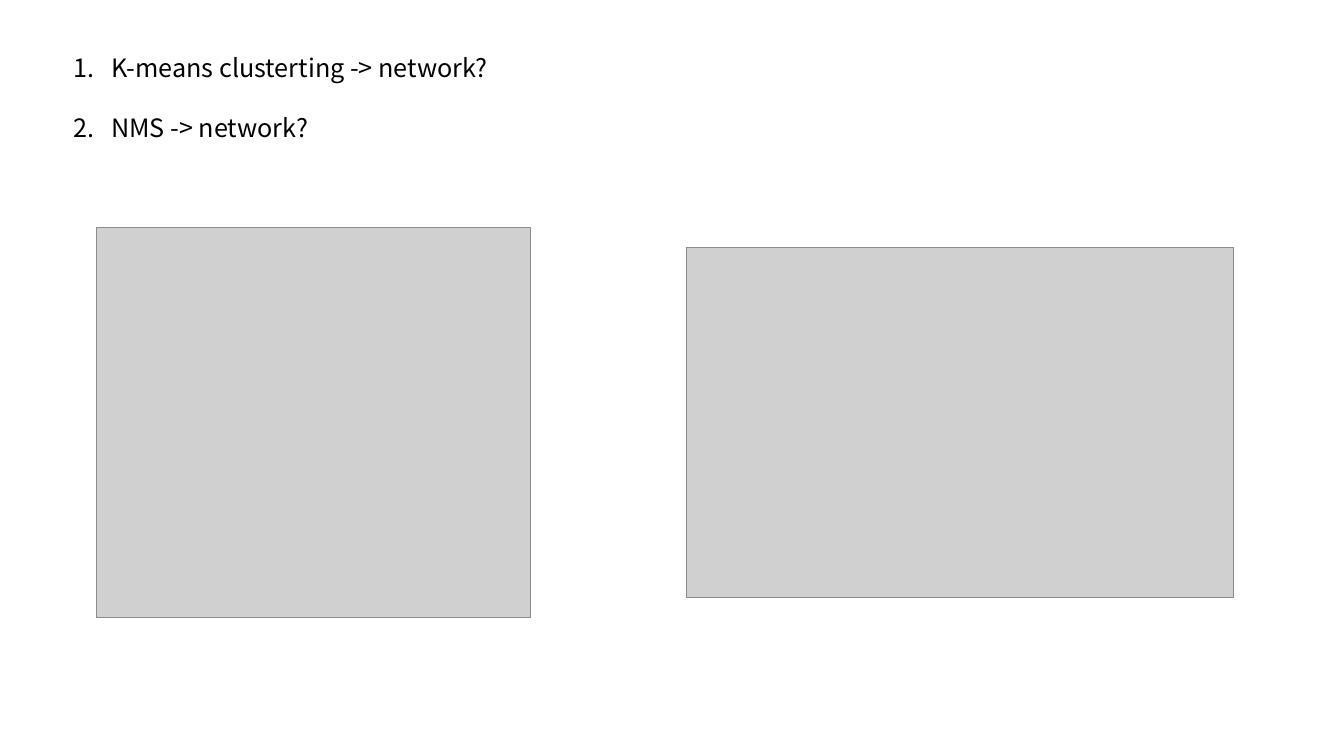
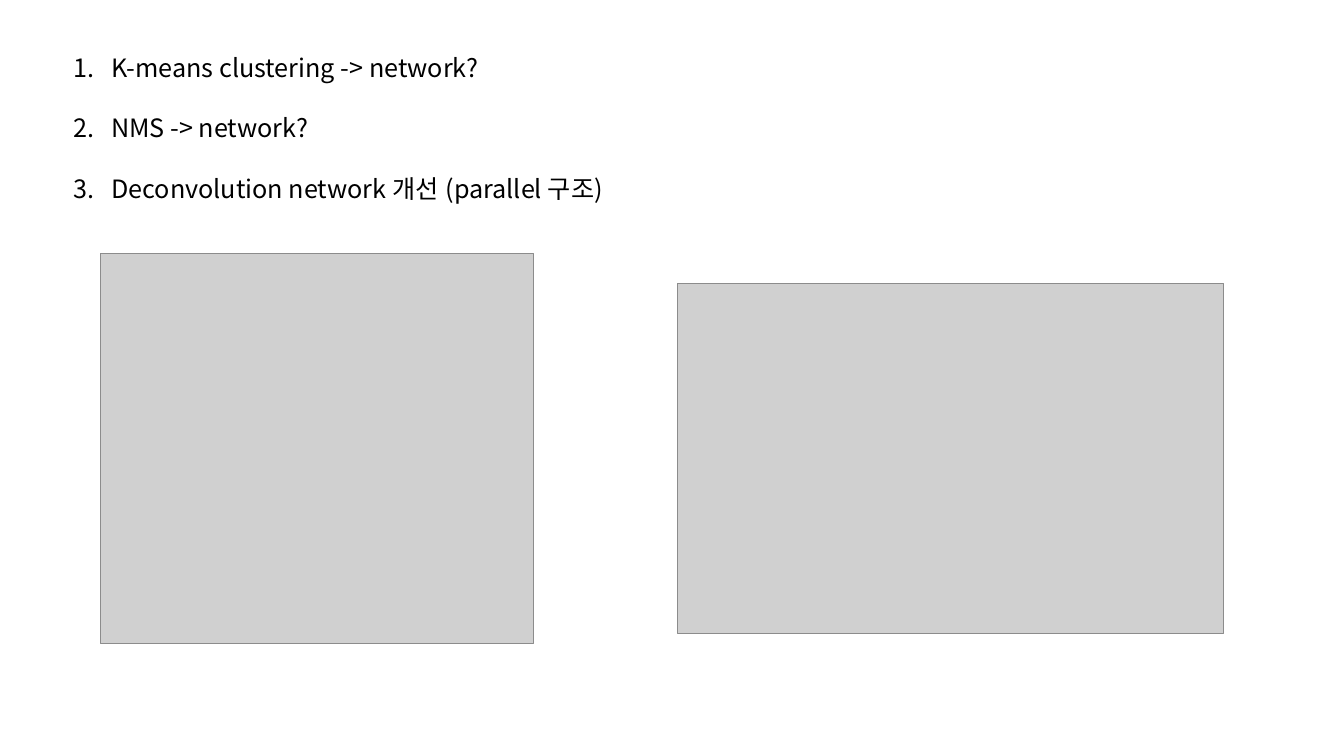
Before and after one commit to seol8118/seol8118.github.io, a slide deck: slide 9 of assets/images/od/ssd.pptx (slide 8 before the commit). Drawn at 1344x756 pixels with LibreOffice and Linux fonts; fonts in the diff are those of the drawing; grey boxes stand for pictures. Boxes give left, top, right and bottom in pixels: in the first picture for what was removed or moved away, otherwise in the second. Text is boxed around its words. In the diff, an @@ line names an element or a change of style, - is before the commit and + after.

```diff
--- a/assets/images/od/ssd.pptx
+++ b/assets/images/od/ssd.pptx
@@ text at [111, 57, 478, 83]: text changed @@
-1. K-means clusterting -> network?
+1. K-means clustering -> network?
@@ text at [111, 177, 603, 204]: paragraph added @@
+3. Deconvolution network 개선 (parallel 구조)
@@ picture: place and size @@
-picture at [97, 227, 530, 617]
+picture at [100, 253, 533, 643]
@@ picture: place and size @@
-picture at [687, 247, 1233, 597]
+picture at [678, 283, 1224, 633]
```
Also in this commit, not shown: 1 other slide changed, 10 slides added, 2 other files.
